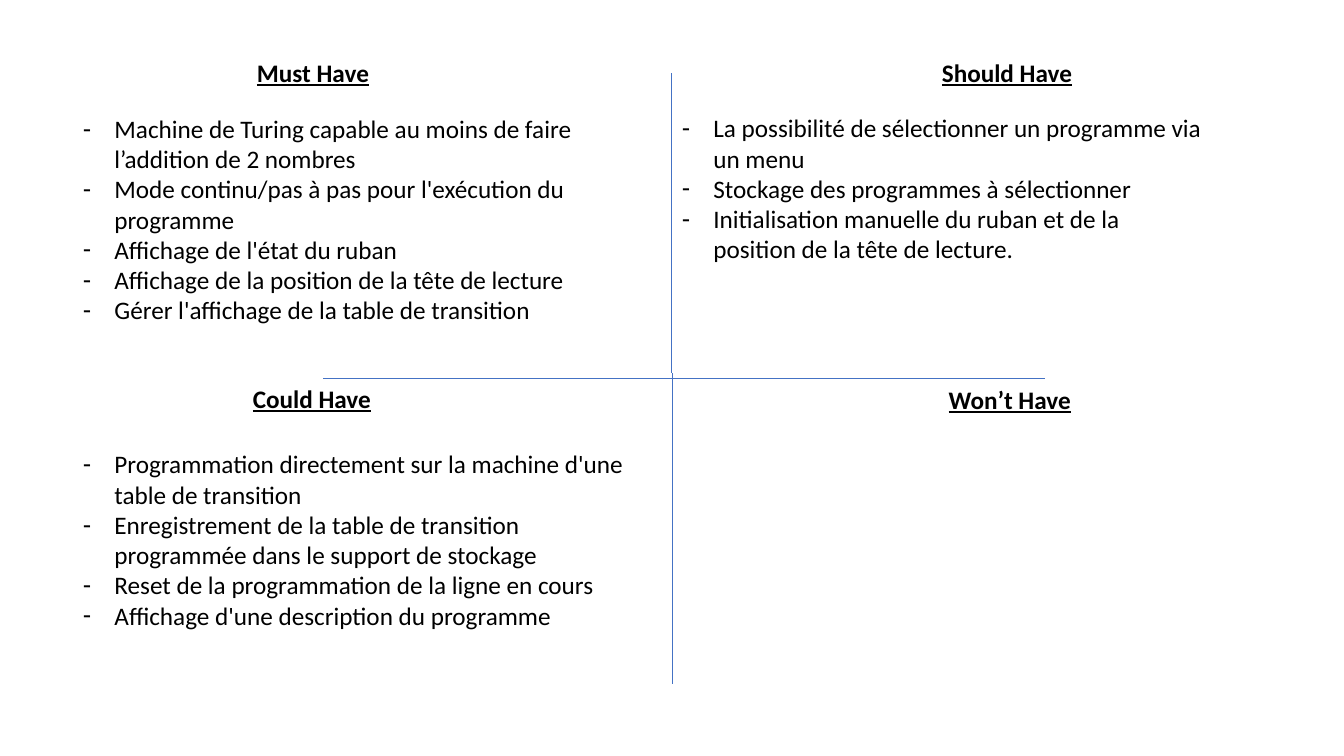
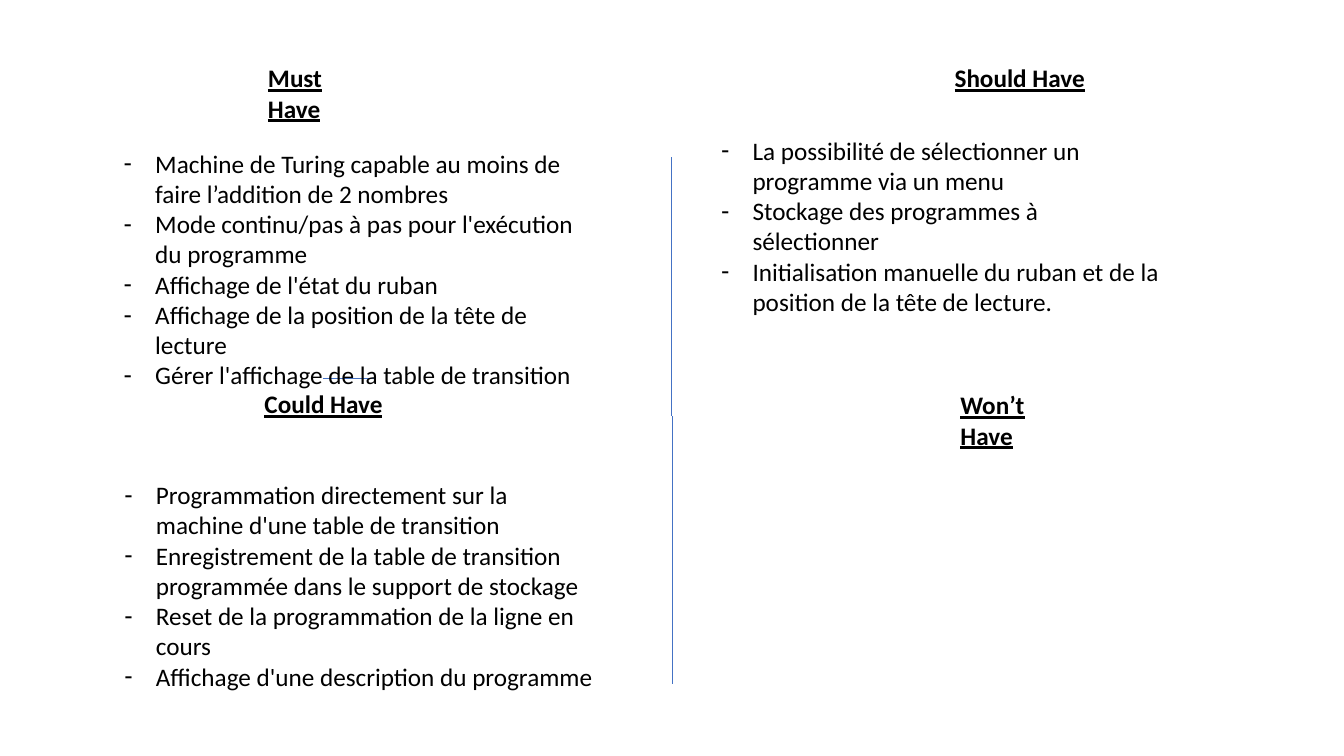
Before and after one commit to romain327/machine-turing, a slide deck: slide 1 of rapport/Matrice MOSCOW.pptx. Drawn at 1344x756 pixels with LibreOffice and Linux fonts; fonts in the diff are those of the drawing. Boxes give left, top, right and bottom in pixels: in the first picture for what was removed or moved away, otherwise in the second. Text is boxed around its words. In the diff, an @@ line names an element or a change of style, - is before the commit and + after.

```diff
--- a/rapport/Matrice MOSCOW.pptx
+++ b/rapport/Matrice MOSCOW.pptx
@@ text "Must Have" rewrapped from [257, 65, 369, 86] to [268, 70, 322, 122] @@
@@ text "Should Have": place and size @@
-text "Should Have" at [942, 64, 1072, 86]
+text "Should Have" at [955, 69, 1084, 92]
@@ text "Machine de Turing capable au ..." rewrapped from [114, 120, 571, 324] to [155, 155, 573, 389] @@
@@ text "La possibilité de sélectionner un ..." rewrapped from [713, 119, 1201, 262] to [753, 142, 1159, 315] @@
@@ line moved from (673, 73) - (673, 684) to (673, 157) - (673, 684) @@
@@ text "Could Have": place and size @@
-text "Could Have" at [253, 390, 371, 412]
+text "Could Have" at [264, 395, 382, 418]
@@ line moved from (1045, 378) - (324, 378) to (376, 378) - (324, 378) @@
@@ text "Won’t Have" rewrapped from [949, 390, 1070, 413] to [960, 396, 1024, 449] @@
@@ text "Programmation directement sur la machine ..." rewrapped from [114, 455, 623, 630] to [156, 486, 592, 691] @@
```
Also in this commit, not shown: 47 other files.
